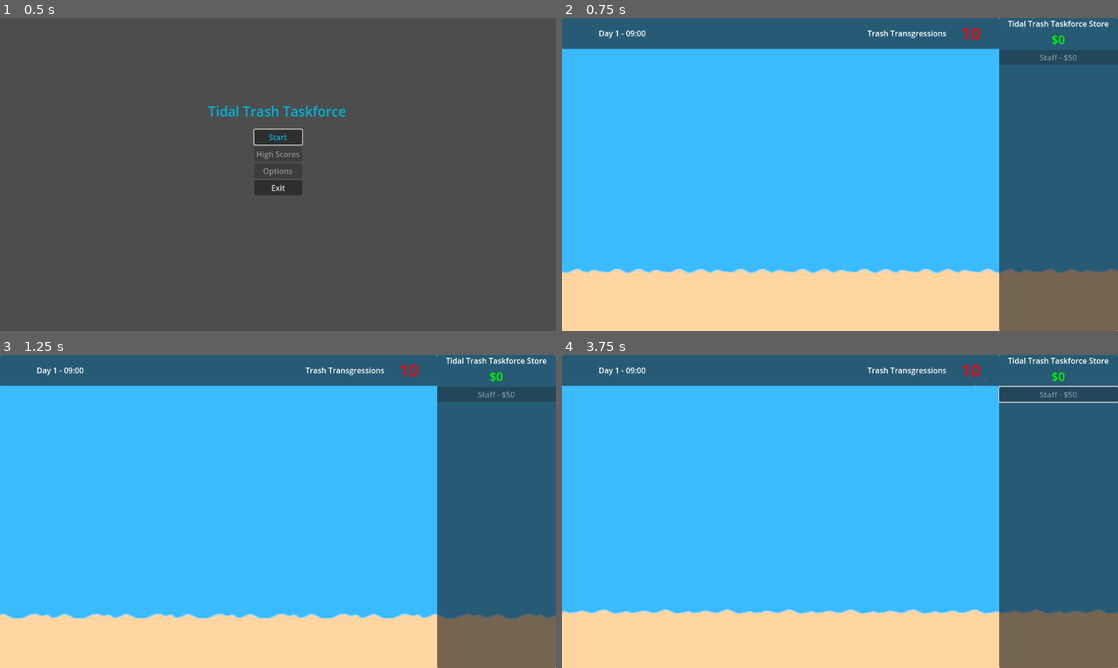
Above: before the commit, frames 1-4 (two rows, left to right).
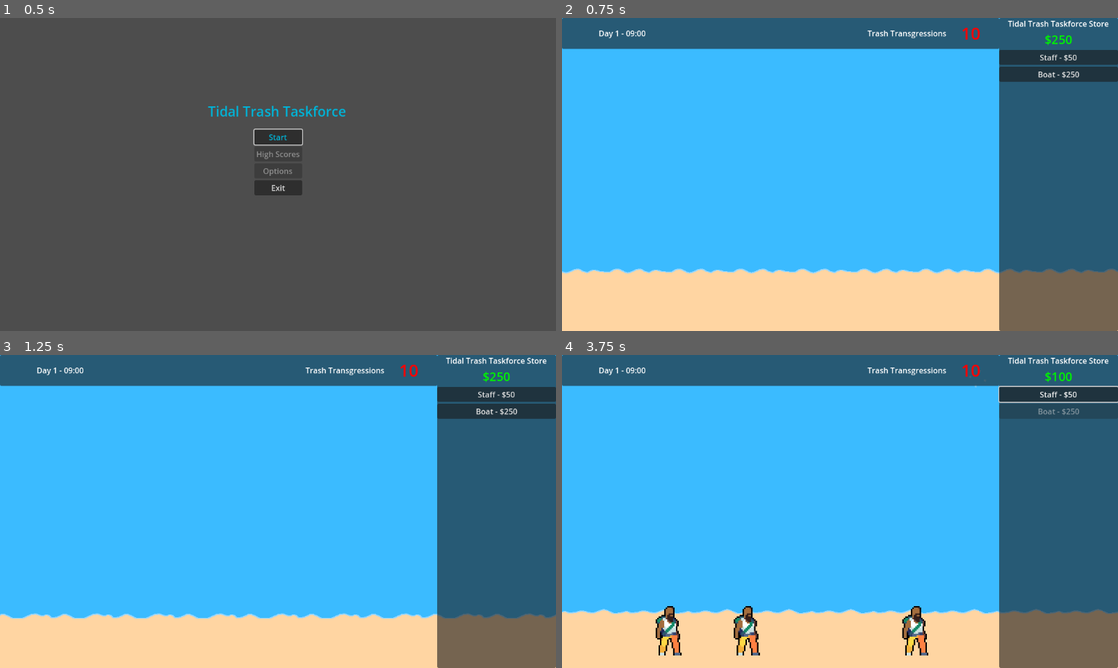
Above: after the commit, the same moments.

Repository: BlazingNeutron/calmbeforestorm
Game: Godot game, scene res://scenes/menu.tscn
Two runs of this game, one before a commit and one after it. Both use one fixed random seed, a clock stepped at 60 frames per second and the inputs below. Sound files missing from this copy of the repository are replaced by a short silence.
Inputs (mouse positions are in pixels of both pictures, inside the frame that each line leads up to):
- Up to frame 1 (0.5 s): no input
- Up to frame 2 (0.75 s): click "Start" at 0.5 s
- Up to frame 3 (1.25 s): no input
- Up to frame 4 (3.75 s): click (1056, 395) at 1.25 s, where only the run after the commit has a clickable "Staff - $50"; click (1056, 395) at 2 s, where only the run after the commit has a clickable "Staff - $50"; click (1056, 395) at 2.75 s, where only the run after the commit has a clickable "Staff - $50"; move the mouse to (979, 373) at 3.52 s; click (979, 373) at 3.6 s

Frame 1 is identical in both runs. In frame 2, 2.1% of the frame differs, in the area x 78-100%, y 5-21%; in frame 3, 2.1%; in frame 4, 3.6%, in the area x 16-100%, y 5-96%.

Commit message:
Added a boat, improved inheritance for picker uppers

Diff:
--- a/scenes/hud.tscn
+++ b/scenes/hud.tscn
@@ -46,6 +46,11 @@
 layout_mode = 2
 disabled = true
 text = "Staff - $50"
+
+[node name="Boat" type="Button" parent="StorePanel/StoreContainer"]
+layout_mode = 2
+disabled = true
+text = "Boat - $250"
 
 [node name="TopPanel" type="Panel" parent="."]
 anchors_preset = 10
@@ -102,3 +107,4 @@
 visible = false
 
 [connection signal="pressed" from="StorePanel/StoreContainer/Staff" to="." method="_on_staff_pressed"]
+[connection signal="pressed" from="StorePanel/StoreContainer/Boat" to="." method="_on_boat_pressed"]
--- /dev/null
+++ b/scenes/picker_uppers/boat.tscn
@@ -0,0 +1,69 @@
+[gd_scene load_steps=10 format=3 uid="uid://jn4so5ga8k8b"]
+
+[ext_resource type="PackedScene" uid="uid://b10cl55tii0or" path="res://scenes/picker_uppers/picker_upper.tscn" id="1_esetv"]
+[ext_resource type="Texture2D" uid="uid://fv0gs3bsowpc" path="res://assets/sprites/boat.png" id="2_7ijd3"]
+[ext_resource type="Script" path="res://scripts/boat.gd" id="2_ya3ju"]
+[ext_resource type="AudioStream" uid="uid://w4n834bkubgs" path="res://assets/audio/boat-horn-103003.mp3" id="4_rrgcq"]
+
+[sub_resource type="CapsuleShape2D" id="CapsuleShape2D_i6gku"]
+radius = 46.0
+height = 157.0
+
+[sub_resource type="AtlasTexture" id="AtlasTexture_1vqu5"]
+atlas = ExtResource("2_7ijd3")
+region = Rect2(0, 0, 64, 64)
+
+[sub_resource type="AtlasTexture" id="AtlasTexture_25mei"]
+atlas = ExtResource("2_7ijd3")
+region = Rect2(0, 0, 64, 64)
+
+[sub_resource type="AtlasTexture" id="AtlasTexture_lg5hx"]
+atlas = ExtResource("2_7ijd3")
+region = Rect2(0, 0, 64, 64)
+
+[sub_resource type="SpriteFrames" id="SpriteFrames_aok3j"]
+animations = [{
+"frames": [{
+"duration": 1.0,
+"texture": SubResource("AtlasTexture_1vqu5")
+}],
+"loop": true,
+"name": &"default",
+"speed": 5.0
+}, {
+"frames": [{
+"duration": 1.0,
+"texture": SubResource("AtlasTexture_25mei")
+}],
+"loop": true,
+"name": &"move",
+"speed": 5.0
+}, {
+"frames": [{
+"duration": 1.0,
+"texture": SubResource("AtlasTexture_lg5hx")
+}],
+"loop": true,
+"name": &"pickup",
+"speed": 5.0
+}]
+
+[node name="PickerUpper" instance=ExtResource("1_esetv")]
+script = ExtResource("2_ya3ju")
+min_x = -550
+max_x = 300
+default_y = 0
+
+[node name="CollisionShape2D" parent="." index="0"]
+rotation = 1.5708
+shape = SubResource("CapsuleShape2D_i6gku")
+
+[node name="Sprite2D" parent="." index="1"]
+position = Vector2(1, 0)
+scale = Vector2(-3, 3)
+sprite_frames = SubResource("SpriteFrames_aok3j")
+autoplay = "default"
+
+[node name="AudioStreamPlayer" parent="." index="2"]
+stream = ExtResource("4_rrgcq")
+volume_db = -15.0
--- a/scenes/picker_uppers/picker_upper.tscn
+++ b/scenes/picker_uppers/picker_upper.tscn
@@ -16,5 +16,6 @@
 bus = &"SFX"
 
 [node name="PickupTimer" type="Timer" parent="."]
+one_shot = true
 
 [connection signal="timeout" from="PickupTimer" to="." method="_on_pickup_timer_timeout"]
--- a/scenes/picker_uppers/staff.tscn
+++ b/scenes/picker_uppers/staff.tscn
@@ -1,7 +1,8 @@
-[gd_scene load_steps=22 format=3 uid="uid://dhtu5chpwcraj"]
+[gd_scene load_steps=23 format=3 uid="uid://dhtu5chpwcraj"]
 
 [ext_resource type="PackedScene" uid="uid://b10cl55tii0or" path="res://scenes/picker_uppers/picker_upper.tscn" id="1_k6qb4"]
 [ext_resource type="Texture2D" uid="uid://d07kq21jqqswf" path="res://assets/sprites/staff1.png" id="2_cdoh3"]
+[ext_resource type="Script" path="res://scripts/staff.gd" id="2_s4vg2"]
 [ext_resource type="AudioStream" uid="uid://cckex47jyoq5l" path="res://assets/audio/strange-creature-talks-96872.mp3" id="3_yyda3"]
 
 [sub_resource type="RectangleShape2D" id="RectangleShape2D_254wm"]
@@ -138,6 +139,10 @@
 }]
 
 [node name="PickerUpper" instance=ExtResource("1_k6qb4")]
+script = ExtResource("2_s4vg2")
+min_x = -550
+max_x = 300
+default_y = 250
 
 [node name="CollisionShape2D" parent="." index="0"]
 position = Vector2(0, -17)
@@ -153,10 +158,8 @@
 
 [node name="AudioStreamPlayer" parent="." index="2"]
 stream = ExtResource("3_yyda3")
-volume_db = -15.0
 pitch_scale = 1.5
 autoplay = false
-parameters/looping = true
 
 [node name="PickupTimer" parent="." index="3"]
 one_shot = true
--- /dev/null
+++ b/scripts/boat.gd
@@ -0,0 +1,18 @@
+extends "res://scripts/picker_upper.gd"
+
+var rng = RandomNumberGenerator.new()
+#Centered around Vector2(0, 0)
+@export var min_x = -550
+@export var max_x = 300
+@export var default_y = 0
+
+func _ready() -> void:
+	speed = 90
+	is_beach_bound = false
+	is_water_bound = true
+	pickup_time = 1
+	super._ready()
+
+func spawn_position() -> Vector2:
+	var random_x = rng.randi_range(min_x, max_x)
+	return Vector2(random_x, default_y)
--- a/scripts/game.gd
+++ b/scripts/game.gd
@@ -3,7 +3,6 @@
 signal warning
 signal storming
 signal clear_weather
-signal game_over
 
 @onready var next_storm_timer: Timer = %NextStormTimer
 @onready var storm_duration: Timer = $StormDuration
--- a/scripts/game_manager.gd
+++ b/scripts/game_manager.gd
@@ -1,14 +1,18 @@
 extends Node
 
 signal _on_money_changed(money)
-signal purchase_staff
+signal purchase_store_item(store_item_name)
 signal transgression_changed(transgressions)
 signal caution_transgressions
 signal warning_transgressions
 signal game_over
 
 @export var max_transgressions : int = 10
-@export var starting_money : int = 0
+@export var starting_money : int = 250
+@export var store_items = {
+	"staff" : { "cost": 50, "scene": preload("res://scenes/picker_uppers/staff.tscn") },
+	"boat" : { "cost": 250, "scene": preload("res://scenes/picker_uppers/boat.tscn") }
+}
 
 var money : int = 0
 var transgressions : int = 10
@@ -21,10 +25,10 @@
 	money += 5
 	_on_money_changed.emit(money)
 
-func debit_account() -> void:
-	money -= 50
+func debit_account(item_name : String) -> void:
+	money -= GameManager.store_items.get(item_name).cost
 	_on_money_changed.emit(money)
-	purchase_staff.emit()
+	purchase_store_item.emit(item_name)
 
 func update_trangressions(count : int) -> void:
 	#print("updating transgressions")
--- a/scripts/game_over_screen.gd
+++ b/scripts/game_over_screen.gd
@@ -1,10 +1,7 @@
 extends Control
-
-
 
 func _on_restart_button_pressed() -> void:
 	get_tree().reload_current_scene()
 
-
 func _on_main_menu_button_pressed() -> void:
 	get_tree().change_scene_to_file("res://scenes/menu.tscn")
--- a/scripts/hud.gd
+++ b/scripts/hud.gd
@@ -7,6 +7,7 @@
 @onready var warning: Node = $StormWarning
 @onready var transgressions_meter: Label = %TransgressionsMeter
 @onready var staff_button: Button = $StorePanel/StoreContainer/Staff
+@onready var boat_button: Button = $StorePanel/StoreContainer/Boat
 @onready var game_over_screen: Control = $GameOverScreen
 
 func _ready() -> void:
@@ -18,14 +19,15 @@
 
 func update_money(money : int) -> void:
 	money_label.text = "$" + str(money)
-	staff_button.disabled = (money < 50)
+	staff_button.disabled = (money < GameManager.store_items.staff.cost)
+	boat_button.disabled = (money < GameManager.store_items.boat.cost)
 
 func update_transgressions(count : int) -> void:
 	transgressions_meter.text = str(count)
 
 func _on_staff_pressed() -> void:
 	#print("staff purchased")
-	GameManager.debit_account()
+	GameManager.debit_account("staff")
 
 func _on_warning_completed() -> void:
 	warning_completed.emit()
@@ -41,3 +43,6 @@
 
 func _on_game_over() -> void:
 	game_over_screen.show()
+
+func _on_boat_pressed() -> void:
+	GameManager.debit_account("boat")
--- a/scripts/picker_upper.gd
+++ b/scripts/picker_upper.gd
@@ -6,6 +6,7 @@
 
 @export var speed : int = 70
 @export var is_beach_bound : bool = true
+@export var is_water_bound : bool = false
 @export var capacity = 0
 @export var pickup_time = 3
 
@@ -14,6 +15,7 @@
 
 func _ready() -> void:
 	pickup_timer.wait_time = pickup_time
+	start_sound()
 
 func _process(delta: float) -> void:
 	if trash != null and pickup_timer.is_stopped():
@@ -26,24 +28,29 @@
 		if distance < 10:
 			#print("I picked one up")
 			sprite.play("pickup")
+			#print("pickup animation is playing")
 			pickup_timer.start()
+			#print("pickup timer started")
 
 func spawn_position() -> Vector2:
-	#assert(false, "Please override `spawn_position()` in the derived script.")
-	return Vector2(0, 250)
+	assert(false, "Please override `spawn_position()` in the derived script.")
+	return Vector2.ZERO
 
 func assign_trash(new_trash : Node2D) -> void:
+	#print("Assigning trash")
 	trash = new_trash
 	sprite.play("move")
+	#print("playing move")
 	assigned = true
 
-func start_sound(count : int) -> void:
-	if count <= 1:
-		audio_stream_player.play()
+func start_sound() -> void:
+	audio_stream_player.play()
 
 func _on_pickup_timer_timeout() -> void:
 	#print("done picking up")
 	if trash != null:
+		#print("trash is deleting")
 		sprite.play("default")
+		#print("default playing")
 		trash.get_picked_up()
 	assigned = false
--- a/scripts/picker_upper_manager.gd
+++ b/scripts/picker_upper_manager.gd
@@ -1,15 +1,13 @@
 extends Node2D
 
 @onready var picker_uppers_container: Node2D = %PickerUppersContainer
-
-var staff_object = load("res://scenes/picker_uppers/staff.tscn")
 
 var trash_array : Array = []
 var beach_trash_array : Array = []
 var picker_upper_array : Array = []
 
 func _ready() -> void:
-	GameManager.purchase_staff.connect(adopt_picker_upper)
+	GameManager.purchase_store_item.connect(adopt_picker_upper)
 
 func _on_waste_spawner_spawned_trash(new_trash) -> void:
 	#print("spawned trash ", new_trash.position.x)
@@ -44,12 +42,16 @@
 	picker_upper_array.shuffle()
 	for pu in picker_upper_array:
 		var closest_trash = null
-		#print("evaluating trash")
+		#	print("evaluating trash")
 		if pu.assigned == false:
 			if pu.is_beach_bound:
+				#print("searching for beach bound")
 				closest_trash = search_for_beach_trash(pu)
+			elif pu.is_water_bound:
+				#print("searching for beach bound")
+				closest_trash = search_for_water_trash(pu)
 		if closest_trash != null:
-			#print("found beach garbage for staff")
+			#print("found trash for a pu")
 			pu.assign_trash(closest_trash)
 			closest_trash.claimed = true
 			closest_trash.picker_upper = pu
@@ -70,10 +72,26 @@
 			closest_trash = trash
 	return closest_trash
 
-func adopt_picker_upper() -> void:
+func search_for_water_trash(pu : Node2D) -> Node2D:
+	var current_pu_position = pu.global_position
+	var shortest_distance = 10000
+	var closest_trash = null
+	for trash in trash_array:
+		#print("Look at this mess - ocean styles")
+		if trash == null or trash.claimed == true or trash.has_landed:
+			continue
+		var trash_pos = trash.global_position
+		var distance = current_pu_position.distance_to(trash_pos)
+		if distance < shortest_distance:
+			#print("found a close garbage for boat", trash.position)
+			shortest_distance = distance
+			closest_trash = trash
+	return closest_trash
+
+func adopt_picker_upper(store_item_name : String) -> void:
 	#print("adding picker upper")
-	var new_picker_upper = staff_object.instantiate()
+	var store_item = GameManager.store_items.get(store_item_name)
+	var new_picker_upper = store_item.scene.instantiate()
 	new_picker_upper.position = new_picker_upper.spawn_position()
 	picker_uppers_container.add_child(new_picker_upper)
 	picker_upper_array.push_front(new_picker_upper)
-	new_picker_upper.start_sound(picker_upper_array.size())
--- /dev/null
+++ b/scripts/staff.gd
@@ -0,0 +1,18 @@
+extends "res://scripts/picker_upper.gd"
+
+var rng = RandomNumberGenerator.new()
+#Centered around Vector2(0, 250)
+@export var min_x = -550
+@export var max_x = 300
+@export var default_y = 250
+
+func _ready() -> void:
+	speed = 60
+	is_beach_bound = true
+	is_water_bound = false
+	pickup_time = 3
+	super._ready()
+
+func spawn_position() -> Vector2:
+	var random_x = rng.randi_range(min_x, max_x)
+	return Vector2(random_x, default_y)
--- /dev/null
+++ b/scripts/staff_spawner.gd
@@ -0,0 +1,15 @@
+extends Node
+
+var rng = RandomNumberGenerator.new()
+#Centered around Vector2(0, 250)
+@export var min_x = -550
+@export var max_x = 300
+@export var default_y = 250
+
+func spawn_waste():
+	var random_obj = rng.randi_range(0, 1)
+	var new_position = Vector2(0, 250)
+	var random_x = rng.randi_range(min_x, max_x)
+	new_position.x = random_x
+	new_position.y = default_y
+	return new_position
--- a/scripts/waste.gd
+++ b/scripts/waste.gd
@@ -37,6 +37,7 @@
 				get_picked_up(true)
 
 func get_picked_up(play_sound : bool = false) -> void:
+	#print("trash got picked up")
 	sprite.hide()
 	poof.emitting = true
 	poof.restart()
Not shown, added: assets/audio/boat-horn-103003.mp3.import
Not shown, added: assets/audio/boat-on-river-26388.mp3.import
Binary file added: assets/sprites/boat.aseprite
Binary file added: assets/sprites/boat.png
Not shown, added: assets/sprites/boat.png.import
Not shown, added: assets/audio/boat-horn-103003.mp3
Not shown, added: assets/audio/boat-on-river-26388.mp3
